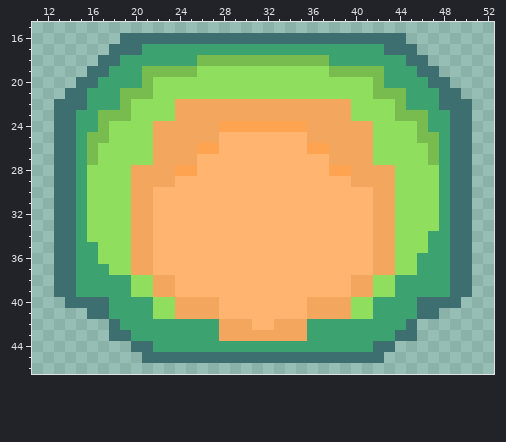
A pixel-art sprite gets an edit: src/images/Bami_Tower.png. The picture above is the old version.
The file is 128x128 pixels, drawn in blocks of 2x2; one block is one cell here. Shown: x 11..52, y 15..46.
After the commit:
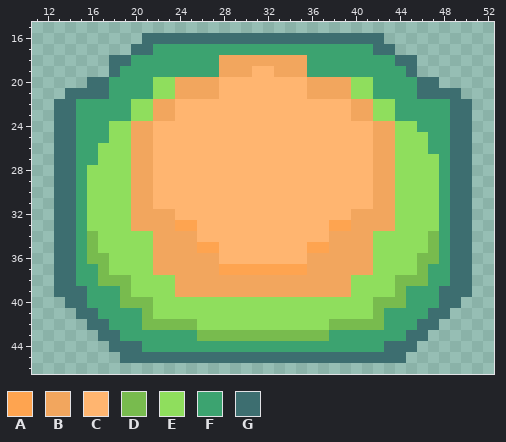
Palette (. is transparent): A #fea450  B #f2a65e  C #ffb570  D #78bb4e  E #8fde5d  F #3ca370  G #3d6e70
Author's note on the commit: tower looks the right way
The edit:
y 16: x 19..20 GG -> ..; x 43..44 GG -> ..
y 17: x 18..19 GG -> ..; x 21 F -> G; x 42 F -> G; x 44..45 GG -> ..
y 18: x 17 G -> .; x 19 F -> G; x 26..37 DDDDDDDDDDDD -> FFBBBBBBBBFF; x 44 F -> G; x 46 G -> .
y 19: x 16..18 GGF -> ..G; x 21..42 DDDDDEEEEEEEEEEEEDDDDD -> FFFFFFFBBBCCBBBFFFFFFF; x 45..47 FGG -> G..
y 20: x 15 G -> .; x 17 F -> G; x 21 D -> F; x 24..39 EEEEEEEEEEEEEEEE -> BBBBCCCCCCCCBBBB; x 42 D -> F; x 46 F -> G; x 48 G -> .
y 21: x 16..17 FF -> GG; x 19..21 DDD -> FFF; x 24..39 EEEEEEEEEEEEEEEE -> BBBBCCCCCCCCBBBB; x 42..44 DDD -> FFF; x 46..47 FF -> GG
y 22: x 15 G -> F; x 19 D -> F; x 22..41 EEBBBBBBBBBBBBBBBBEE -> BBCCCCCCCCCCCCCCCCBB; x 44 D -> F; x 48 G -> F
y 23: x 17..19 DDD -> FFF; x 22..41 EEBBBBBBBBBBBBBBBBEE -> BBCCCCCCCCCCCCCCCCBB; x 44..46 DDD -> FFF
y 24: x 17 D -> F; x 20..43 EEBBBBBBAAAAAAAABBBBBBEE -> BBCCCCCCCCCCCCCCCCCCCCBB; x 46 D -> F
y 25: x 16..17 DD -> FF; x 20..27 EEBBBBBB -> BBCCCCCC; x 36..43 BBBBBBEE -> CCCCCCBB; x 46..47 DD -> EF
y 26: x 16 D -> F; x 20..27 EEBBBBAA -> BBCCCCCC; x 36..43 AABBBBEE -> CCCCCCBB; x 47 D -> F
y 27: x 16 D -> F; x 20..25 EEBBBB -> BBCCCC; x 38..43 BBBBEE -> CCCCBB; x 47 D -> E
y 28: x 22..25 BBAA -> CCCC; x 38..41 AABB -> CCCC
y 29: x 22..23 BB -> CC; x 40..41 BB -> CC
y 32: x 22..23 CC -> BB; x 40..41 CC -> BB
y 33: x 22..25 CCCC -> BBAA; x 38..41 CCCC -> AABB
y 34: x 16 E -> D; x 20..25 BBCCCC -> EEBBBB; x 38..43 CCCCBB -> BBBBEE; x 47 F -> D
y 35: x 16 F -> D; x 20..27 BBCCCCCC -> EEBBBBAA; x 36..43 CCCCCCBB -> AABBBBEE; x 47 F -> D
y 36: x 16..17 FE -> DD; x 20..27 BBCCCCCC -> EEBBBBBB; x 36..43 CCCCCCBB -> BBBBBBEE; x 46..47 FF -> DD
y 37: x 17 F -> D; x 20..43 BBCCCCCCCCCCCCCCCCCCCCBB -> EEBBBBBBAAAAAAAABBBBBBEE; x 46 F -> D
y 38: x 17..19 FFF -> DDD; x 22..41 BBCCCCCCCCCCCCCCCCBB -> EEBBBBBBBBBBBBBBBBEE; x 44..46 FFF -> DDD
y 39: x 15 F -> G; x 19 F -> D; x 22..41 BBCCCCCCCCCCCCCCCCBB -> EEBBBBBBBBBBBBBBBBEE; x 44 F -> D; x 48 F -> G
y 40: x 16..17 GG -> FF; x 19..21 FFF -> DDD; x 24..39 BBBBCCCCCCCCBBBB -> EEEEEEEEEEEEEEEE; x 42..44 FFF -> DDD; x 46..47 GG -> FF
y 41: x 15 . -> G; x 17 G -> F; x 21 F -> D; x 24..39 BBBBCCCCCCCCBBBB -> EEEEEEEEEEEEEEEE; x 42 F -> D; x 46 G -> F; x 48 . -> G
y 42: x 16..18 ..G -> GGF; x 21..42 FFFFFFFBBBCCBBBFFFFFFF -> DDDDDEEEEEEEEEEEEDDDDD; x 45..47 G.. -> FGG
y 43: x 17 . -> G; x 19 G -> F; x 26..37 FFBBBBBBBBFF -> DDDDDDDDDDDD; x 44 G -> F; x 46 . -> G
y 44: x 18..19 .. -> GG; x 21 G -> F; x 42 G -> F; x 44..45 .. -> GG
y 45: x 19..20 .. -> GG; x 43..44 .. -> GG
Changed places in both pictures, as pixel boxes (x1, y1, x2, y2):
changed: (76, 33, 450, 363)
